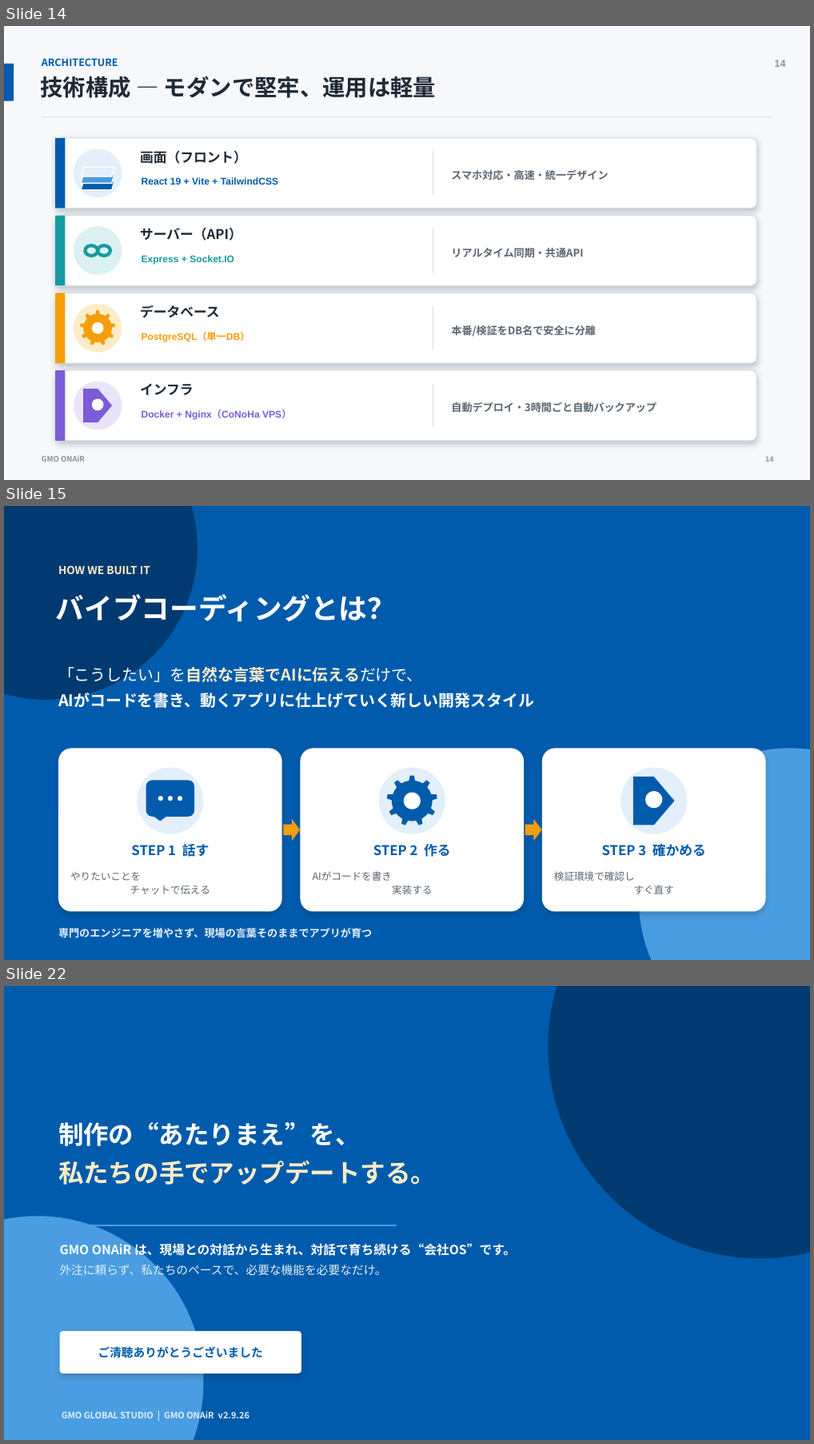
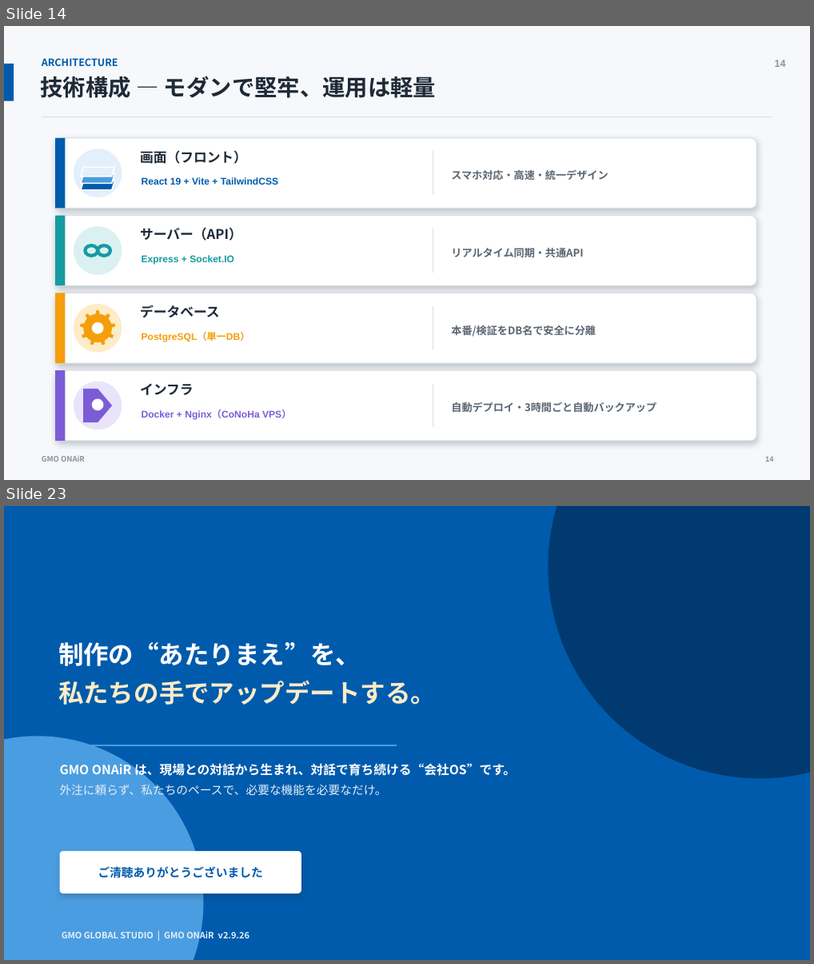
Before and after one commit to terai-takehiro/gmo-onair, a slide deck: docs/presentation/GMO_ONAiR_プレゼン.pptx. Shown one above the other, each under a label of ours: slides 14, 15 and 22 before the commit, slides 14 and 23 after it; the slides between them are not shown. The pictures are 814x1444 and 814x964 pixels, drawn with LibreOffice and Linux fonts; fonts in the diff are those of the drawing. Boxes give left, top, right and bottom in pixels: in the first picture for what was removed or moved away, otherwise in the second. Text is boxed around its words. In the diff, an @@ line names an element or a change of style, - is before the commit and + after.

```diff
--- a/docs/presentation/GMO_ONAiR_プレゼン.pptx
+++ b/docs/presentation/GMO_ONAiR_プレゼン.pptx
@@ slide 15 removed at bbox=[4, 506, 810, 960], background #FFFFFF @@
@@ rectangle removed at bbox=[4, 506, 810, 960] @@
@@ ellipse removed at bbox=[4, 506, 198, 700] @@
@@ text removed at bbox=[58, 565, 150, 574] @@
-HOW WE BUILT IT
@@ text removed at bbox=[56, 590, 396, 627] @@
-バイブコーディングとは？
@@ text removed at bbox=[58, 664, 534, 708] @@
-「こうしたい」を自然な言葉でAIに伝えるだけで、
-AIがコードを書き、動くアプリに仕上げていく新しい開発スタイル
@@ rounded rectangle removed at bbox=[58, 748, 282, 912] @@
@@ ellipse removed at bbox=[137, 768, 204, 834] @@
@@ rounded rectangle removed at bbox=[301, 748, 524, 912] @@
@@ ellipse removed at bbox=[379, 768, 446, 834] @@
@@ rounded rectangle removed at bbox=[542, 748, 766, 912] @@
@@ ellipse removed at bbox=[621, 768, 687, 834] @@
@@ ellipse removed at bbox=[639, 748, 810, 960] @@
@@ rounded speech box removed at bbox=[146, 780, 194, 816] @@
@@ gear removed at bbox=[387, 776, 438, 826] @@
@@ ellipse removed at bbox=[404, 792, 421, 809] @@
@@ pentagon arrow removed at bbox=[634, 776, 675, 825] @@
@@ ellipse removed at bbox=[646, 791, 662, 808] @@
@@ ellipse removed at bbox=[158, 796, 163, 800] @@
@@ ellipse removed at bbox=[168, 796, 173, 800] @@
@@ ellipse removed at bbox=[178, 796, 182, 800] @@
@@ right arrow removed at bbox=[283, 819, 301, 840] @@
@@ right arrow removed at bbox=[526, 819, 542, 840] @@
@@ text removed at bbox=[131, 844, 210, 856] @@
-STEP 1 話す
@@ text removed at bbox=[374, 844, 451, 856] @@
-STEP 2 作る
@@ text removed at bbox=[602, 844, 706, 856] @@
-STEP 3 確かめる
@@ text removed at bbox=[70, 872, 210, 894] @@
-やりたいことを
-チャットで伝える
@@ text removed at bbox=[313, 871, 432, 894] @@
-AIがコードを書き
-実装する
@@ text removed at bbox=[554, 871, 674, 894] @@
-検証環境で確認し
-すぐ直す
@@ text removed at bbox=[58, 927, 372, 938] @@
-専門のエンジニアを増やさず、現場の言葉そのままでアプリが育つ
@@ what was slide 22 is now slide 23 @@
```
Also in this commit, not shown: 5 slides changed, 3 slides added, 1 other slide removed, 1 other file.
